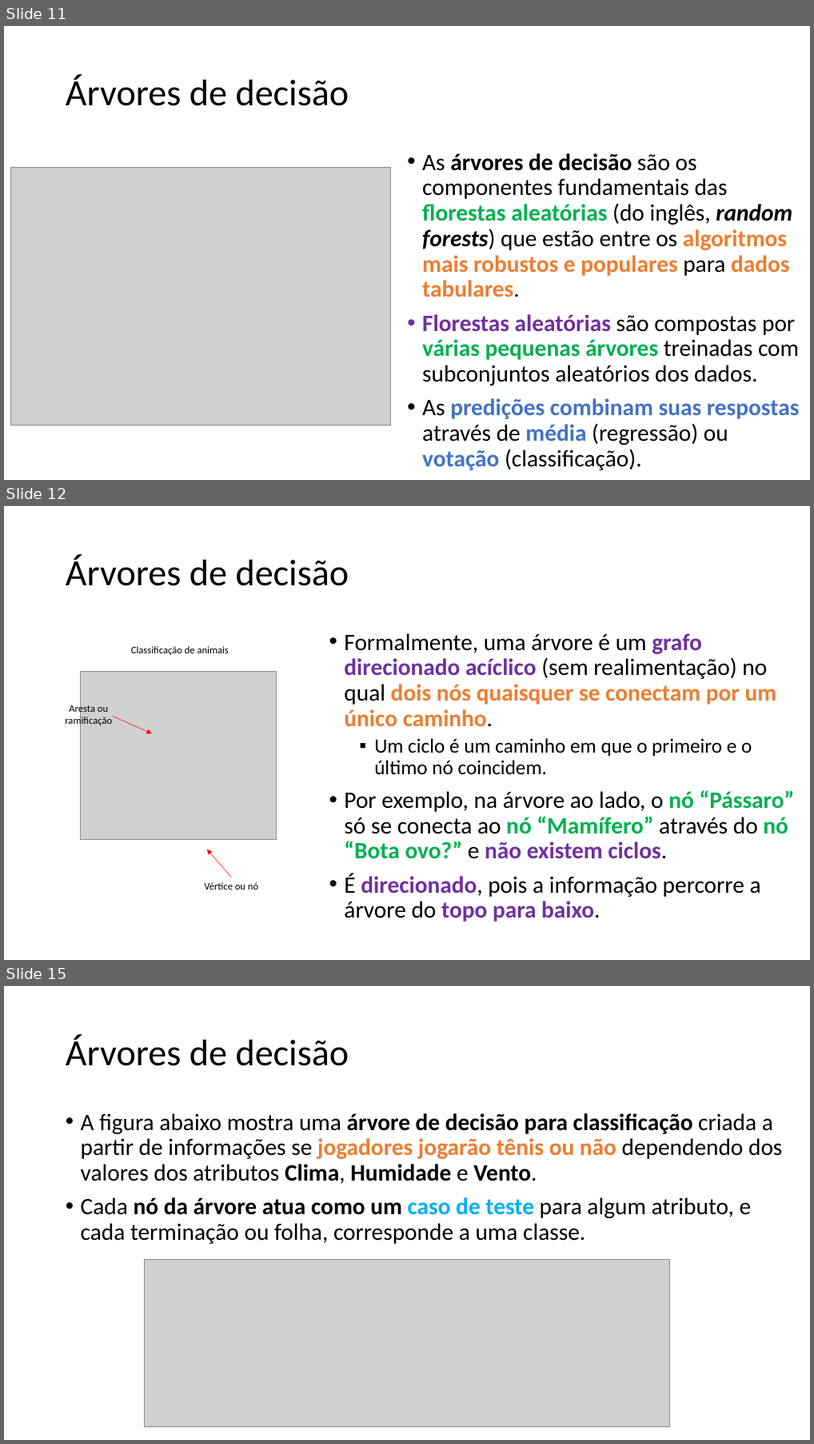
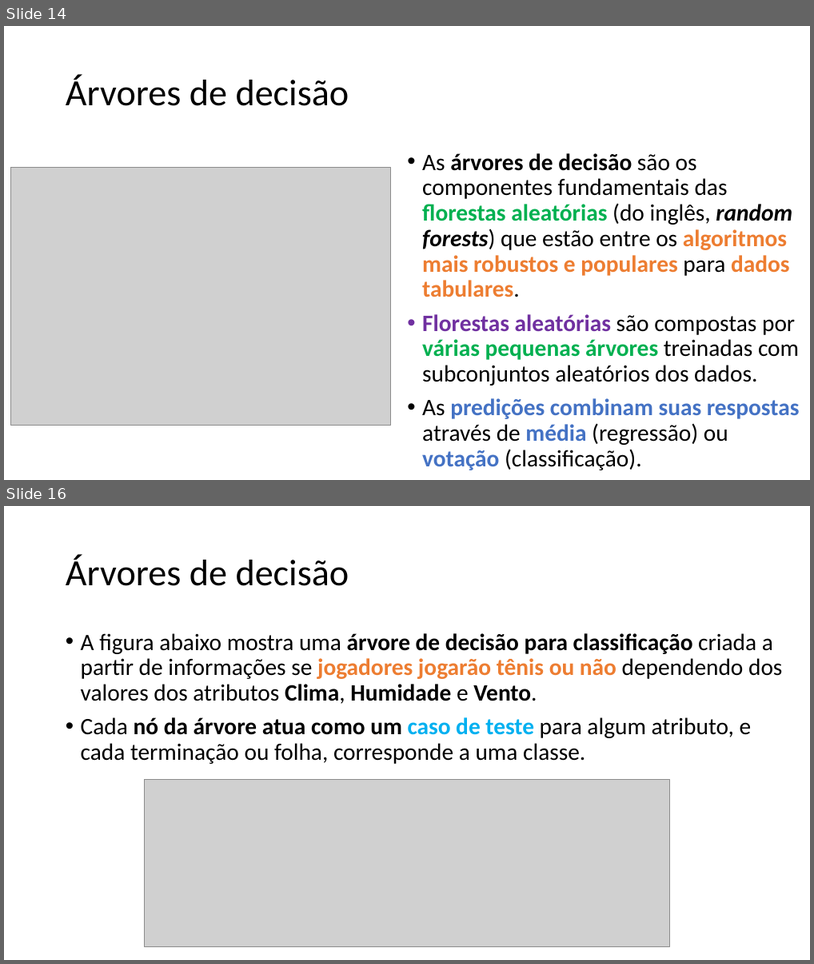
Before and after one commit to zz4fap/c24_inteligencia_artificial, a slide deck: slides/C24_Árvores_de_decisão.pptx. Shown one above the other, each under a label of ours: slides 11, 12 and 15 before the commit, slides 14 and 16 after it; the slides between them are not shown. The pictures are 814x1444 and 814x964 pixels, drawn with LibreOffice and Linux fonts; fonts in the diff are those of the drawing; grey boxes stand for pictures. Boxes give left, top, right and bottom in pixels: in the first picture for what was removed or moved away, otherwise in the second. Text is boxed around its words. In the diff, an @@ line names an element or a change of style, - is before the commit and + after.

```diff
--- a/slides/C24_Árvores_de_decisão.pptx
+++ b/slides/C24_Árvores_de_decisão.pptx
@@ slide 12 removed at (4,506,810,960), background #FFFFFF @@
@@ title removed at (66,555,350,586) @@
-Árvores de decisão
@@ text removed at (344,633,795,921) @@
-• Formalmente, uma árvore é um grafo direcionado acíclico (sem realimentação) no qual dois nós quaisquer se conectam por um único caminho.
-  ▪ Um ciclo é um caminho em que o primeiro e o último nó coincidem.
-• Por exemplo, na árvore ao lado, o nó “Pássaro” só se conecta ao nó “Mamífero” através do nó “Bota ovo?” e não existem ciclos.
-• É direcionado, pois a informação percorre a árvore do topo para baixo.
@@ group removed at (65,646,276,889): 3 texts, 2 arrows, 1 picture @@
-Classificação de animais
-Vértice ou nó
-Aresta ou ramificação
@@ what was slide 11 is now slide 14 @@
@@ what was slide 15 is now slide 16 @@
```
Also in this commit, not shown: 8 slides changed, 3 slides added, 1 other slide removed.
